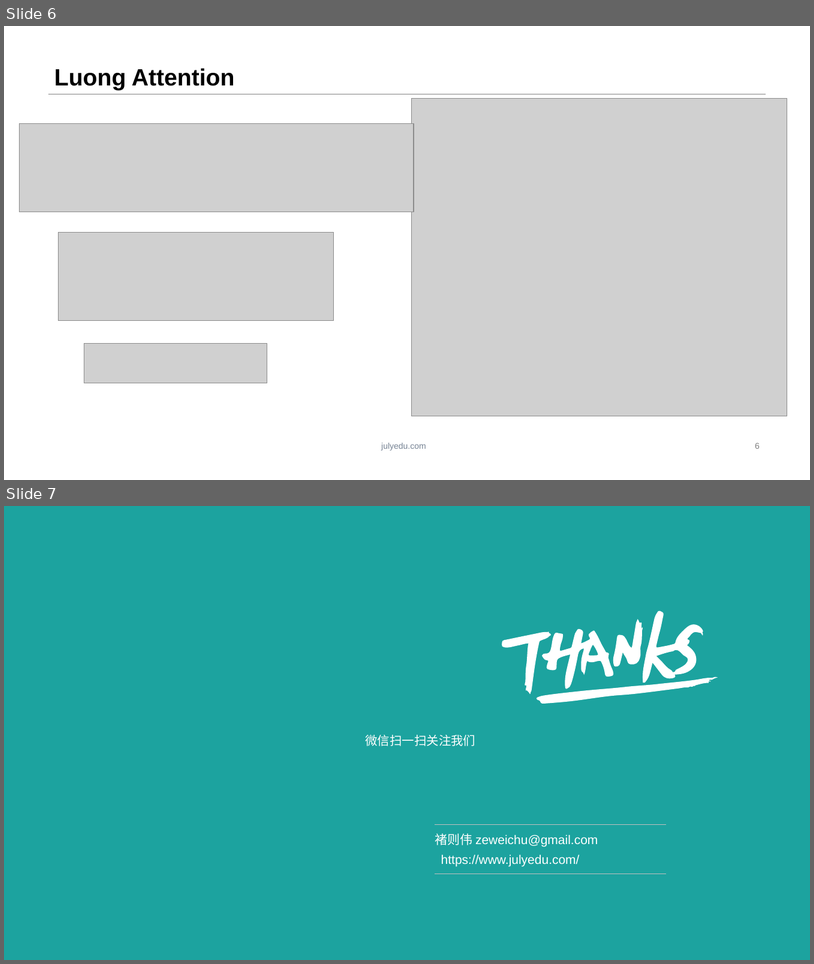
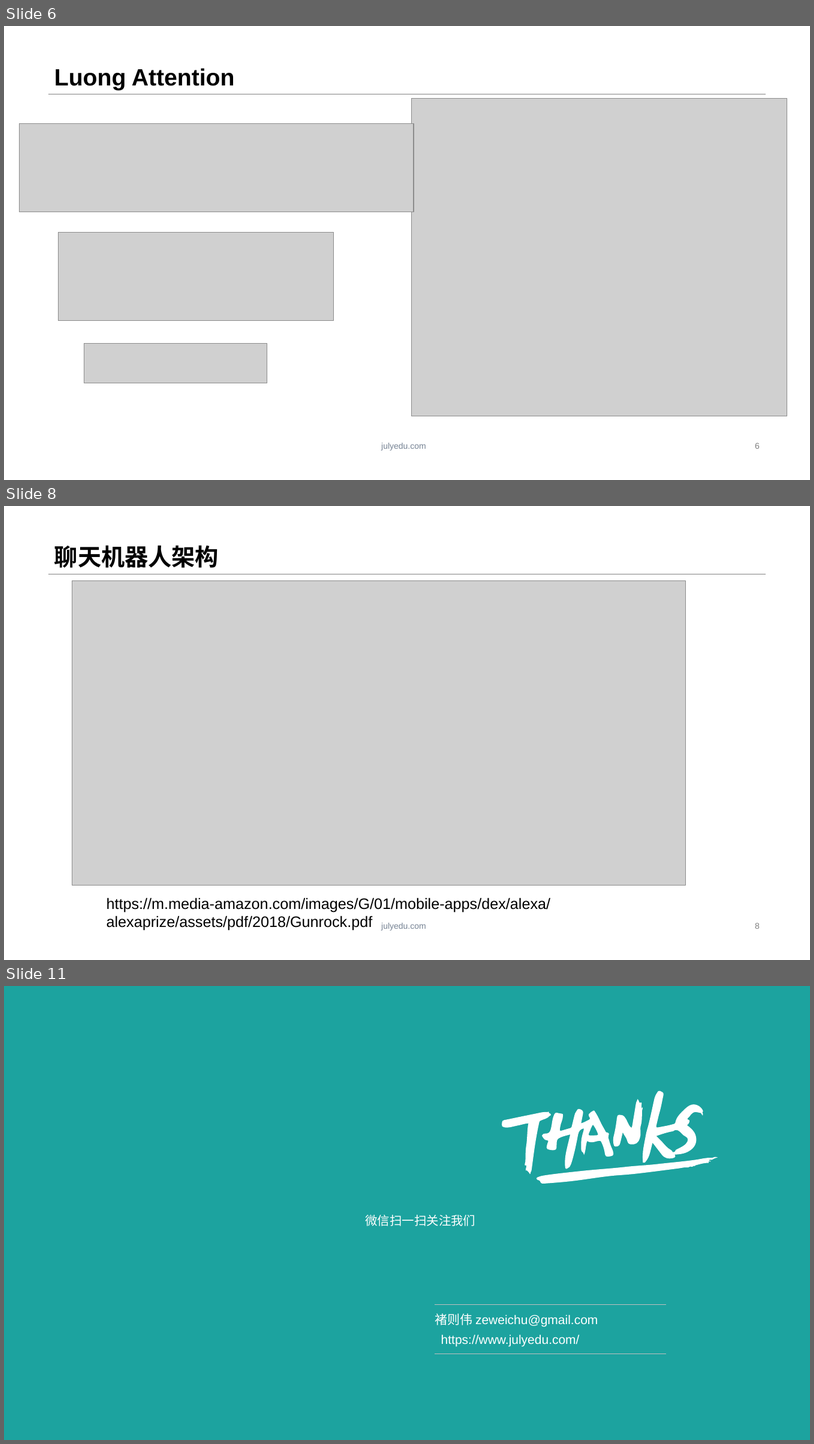
Before and after one commit to ZeweiChu/PyTorch-Course, a slide deck: 第七课seq2seq.pptx. Shown one above the other, each under a label of ours: slides 6 and 7 before the commit, slides 6, 8 and 11 after it; the slides between them are not shown. The pictures are 814x964 and 814x1444 pixels, drawn with LibreOffice and Linux fonts; fonts in the diff are those of the drawing; grey boxes stand for pictures; background and template pictures are left out. Boxes give left, top, right and bottom in pixels: in the first picture for what was removed or moved away, otherwise in the second. Text is boxed around its words. In the diff, an @@ line names an element or a change of style, - is before the commit and + after.

```diff
--- a/第七课seq2seq.pptx
+++ b/第七课seq2seq.pptx
@@ slide 8 added at (4,506,810,960), background #FFFFFF; not listed: 2 template elements that a slide beside it also shows @@
@@ title added at (54,545,219,568), 28 pt, text #000000, bold @@
+聊天机器人架构
@@ picture added at (72,581,686,885) @@
@@ text added at (107,897,551,930), 18 pt, text #000000 @@
+https://m.media-amazon.com/images/G/01/mobile-apps/dex/alexa/alexaprize/assets/pdf/2018/Gunrock.pdf
@@ page number added at (755,922,760,928), 10 pt, text #808080 @@
+8
@@ what was slide 7 is now slide 11 @@
```
Also in this commit, not shown: 1 slide changed, 3 other slides added, 1 other file.
